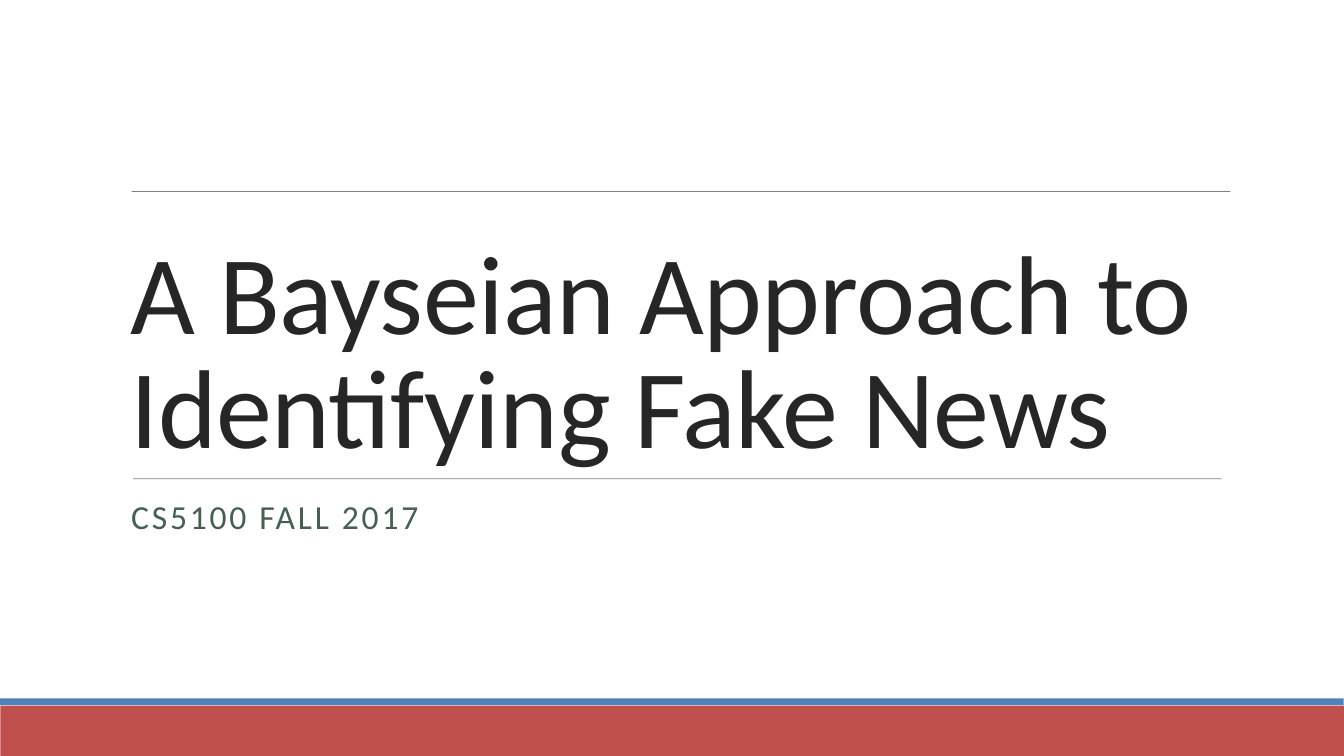
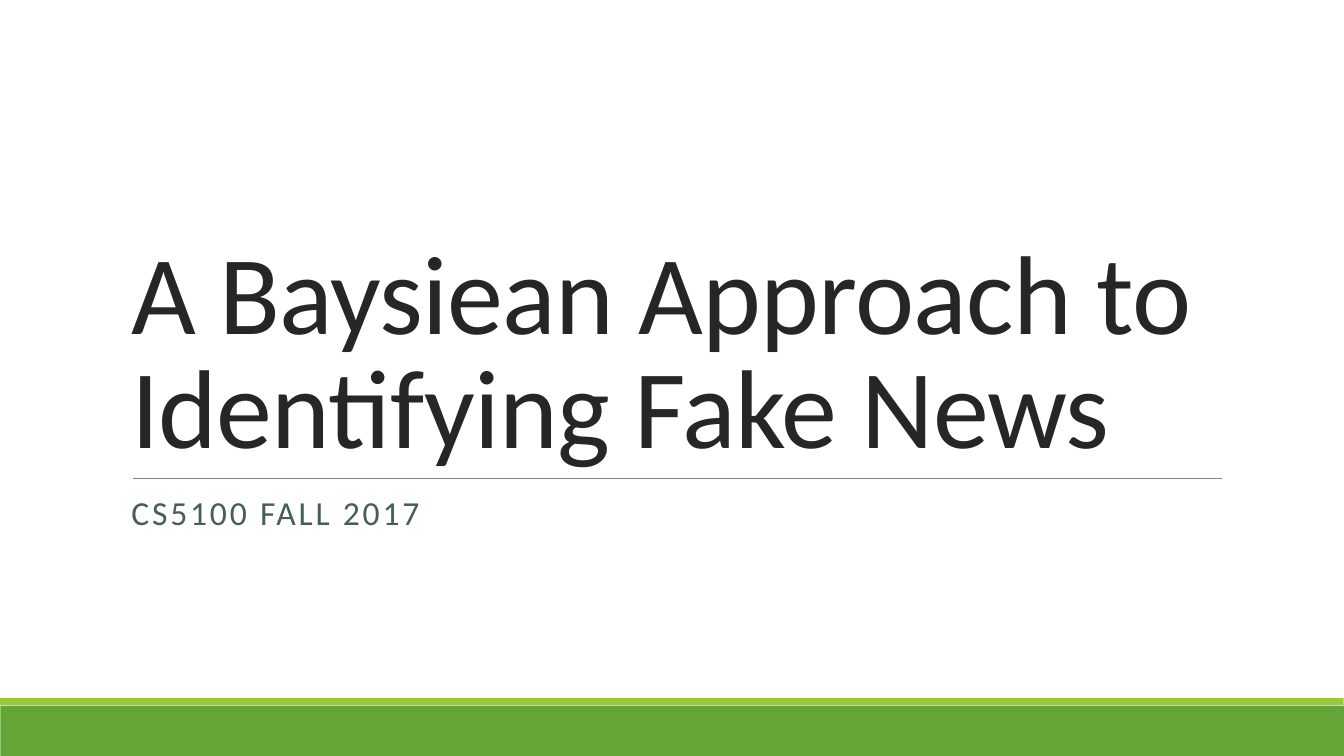
Before and after one commit to LinghanX/Project_Veritas, a slide deck: slide 1 of presentations/FakeNews_Final.pptx. Drawn at 1344x756 pixels with LibreOffice and Linux fonts; fonts in the diff are those of the drawing. Boxes give left, top, right and bottom in pixels: in the first picture for what was removed or moved away, otherwise in the second. Text is boxed around its words. In the diff, an @@ line names an element or a change of style, - is before the commit and + after.

```diff
--- a/presentations/FakeNews_Final.pptx
+++ b/presentations/FakeNews_Final.pptx
@@ line removed from (132, 192) to (1231, 192) @@
@@ title at (131,256,1191,468): text changed @@
-A Bayseian Approach to Identifying Fake News
+A Baysiean Approach to Identifying Fake News
@@ line (133, 479) - (1222, 479): stroke #808080 0.51 pt to #808080 0.5 pt @@
@@ subtitle "CS5100 FALL 2017" at (131,503,420,525): line spacing 1 to 0.9; more space between paragraphs @@
@@ rectangle at (0,706,1344,756): fill #C0504D to #63A537 @@
@@ rectangle at (0,699,1344,706): fill #4F81BD to #99CB38 @@
```
Also in this commit, not shown: 2 other slides changed, 6 slides added, 6 slides removed, 4 other files.
